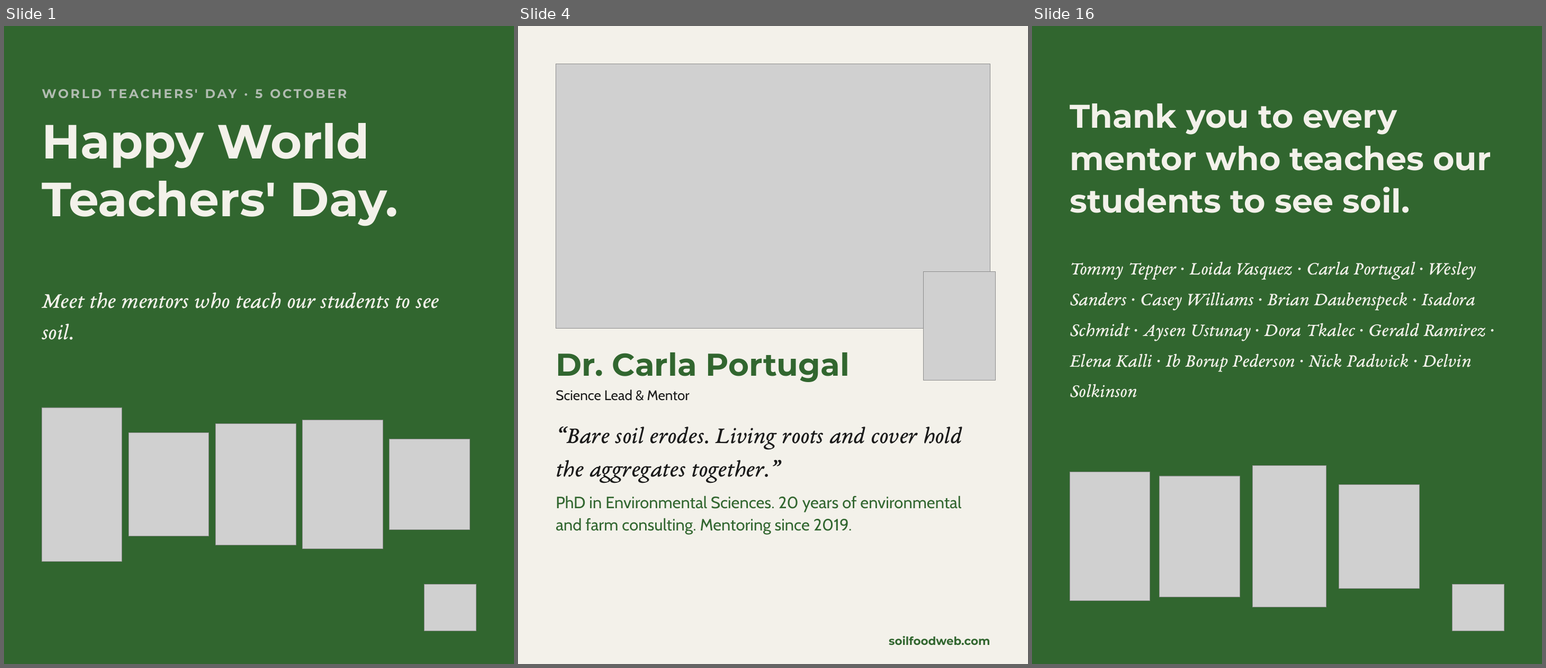
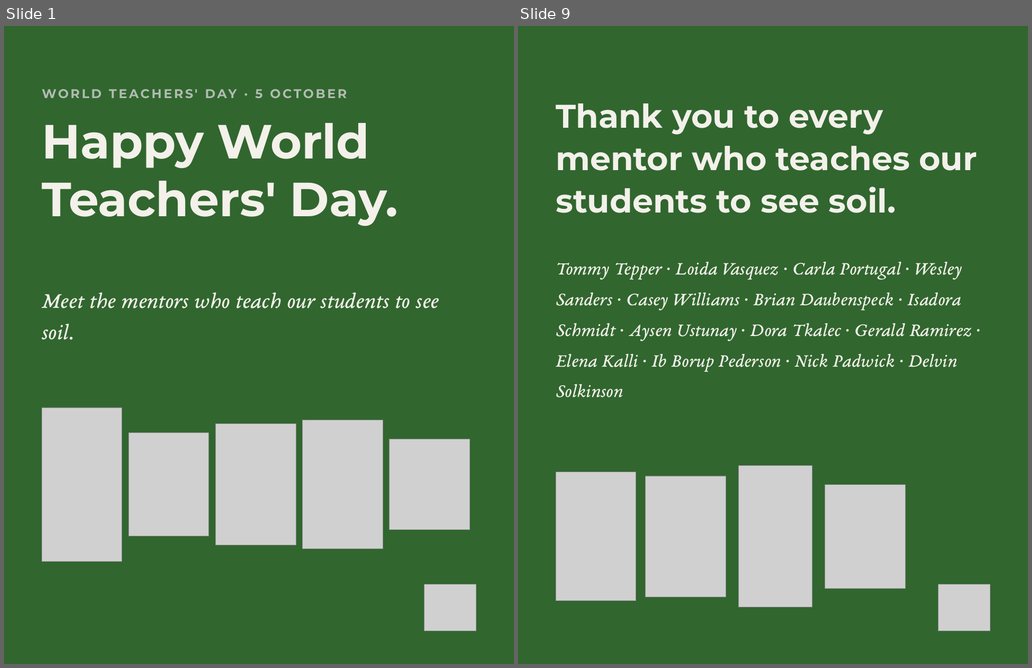
Before and after one commit to linneamoritznyc/SFW-SocialMedia, a slide deck: templates/posts/october/05-10-2026-mon-ig-teachers-day-v2.pptx. Shown side by side, each under a label of ours: slides 1, 4 and 16 before the commit, slides 1 and 9 after it; the slides between them are not shown. The pictures are 1546x668 and 1032x668 pixels, drawn with LibreOffice and Linux fonts; fonts in the diff are those of the drawing; grey boxes stand for pictures. Boxes give left, top, right and bottom in pixels: in the first picture for what was removed or moved away, otherwise in the second. Text is boxed around its words. In the diff, an @@ line names an element or a change of style, - is before the commit and + after.

```diff
--- a/templates/posts/october/05-10-2026-mon-ig-teachers-day-v2.pptx
+++ b/templates/posts/october/05-10-2026-mon-ig-teachers-day-v2.pptx
@@ slide 4 removed at (x1=518, y1=26, x2=1028, y2=664), background #F3F1EA @@
@@ picture removed at (x1=556, y1=64, x2=990, y2=328) @@
@@ picture removed at (x1=923, y1=272, x2=996, y2=381) @@
@@ text removed at (x1=556, y1=352, x2=850, y2=382) @@
-Dr. Carla Portugal
@@ text removed at (x1=556, y1=390, x2=690, y2=401) @@
-Science Lead & Mentor
@@ text removed at (x1=556, y1=427, x2=962, y2=483) @@
-“Bare soil erodes. Living roots and cover hold the aggregates together.”
@@ text removed at (x1=556, y1=496, x2=962, y2=535) @@
-PhD in Environmental Sciences. 20 years of environmental and farm consulting. Mentoring since 2019.
@@ text removed at (x1=889, y1=636, x2=990, y2=645) @@
-soilfoodweb.com
@@ what was slide 16 is now slide 9 @@
```
Also in this commit, not shown: 7 slides changed, 6 other slides removed, 18 other files.
